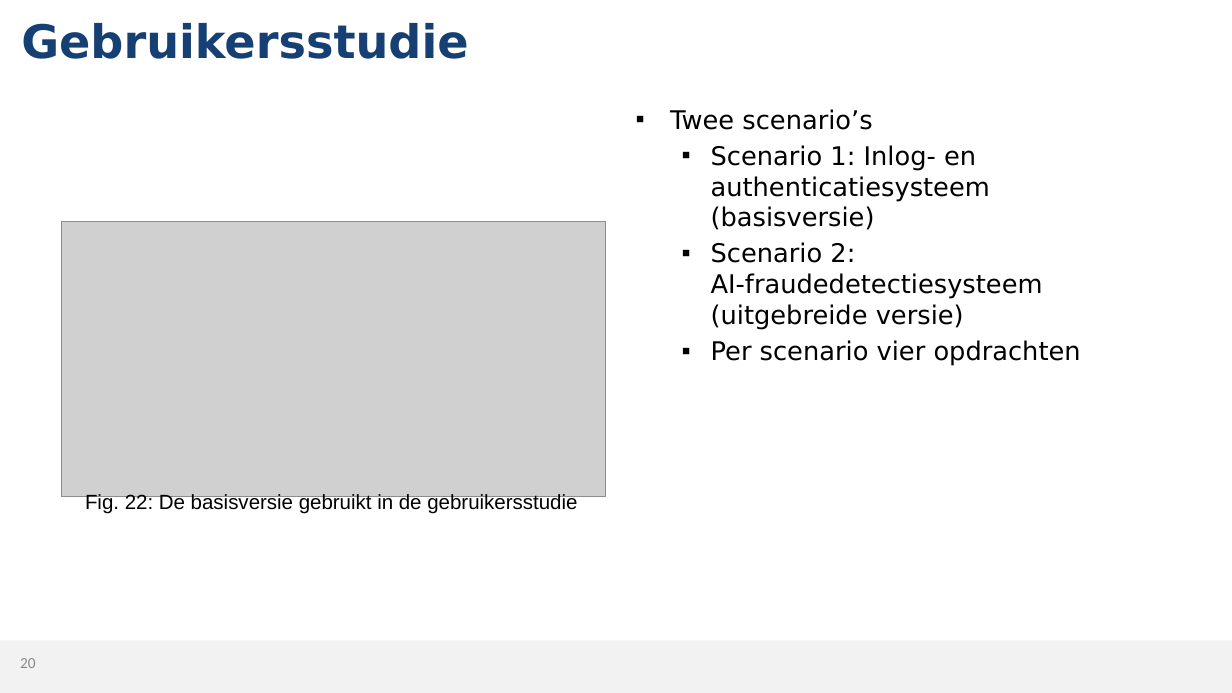
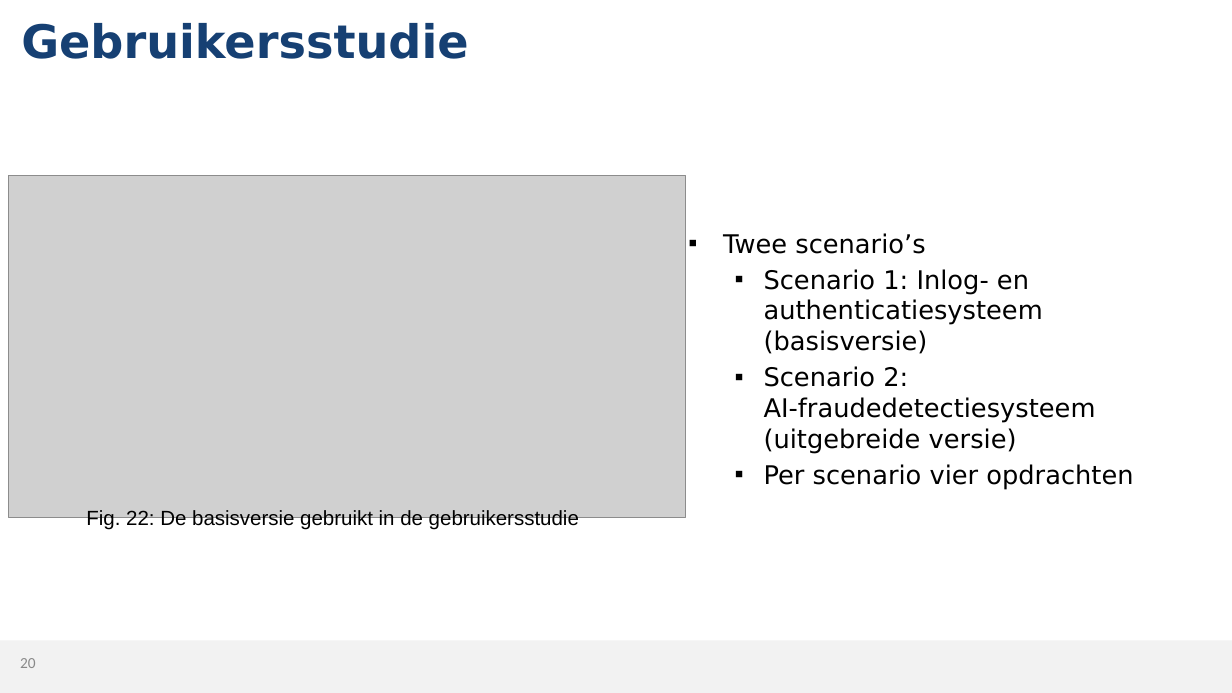
Before and after one commit to MikaG-1952764/masterproef, a slide deck: slide 20 of MP2526_Verdediging.pptx. Drawn at 1232x693 pixels with LibreOffice and Linux fonts; fonts in the diff are those of the drawing; grey boxes stand for pictures; background and template pictures are left out. Boxes give left, top, right and bottom in pixels: in the first picture for what was removed or moved away, otherwise in the second. Text is boxed around its words. In the diff, an @@ line names an element or a change of style, - is before the commit and + after.

```diff
--- a/MP2526_Verdediging.pptx
+++ b/MP2526_Verdediging.pptx
@@ picture: place and size @@
-picture at (62, 222, 606, 496)
+picture at (8, 176, 686, 518)
@@ text "Twee scenario’s" rewrapped from (670, 109, 1081, 366) to (723, 233, 1096, 485) @@
@@ text "Fig. 22: De basisversie gebruikt ...": place and size @@
-text "Fig. 22: De basisversie gebruikt ..." at (85, 493, 577, 514)
+text "Fig. 22: De basisversie gebruikt ..." at (86, 510, 579, 530)
```
Also in this commit, not shown: 2 other slides changed, 1 other file.
